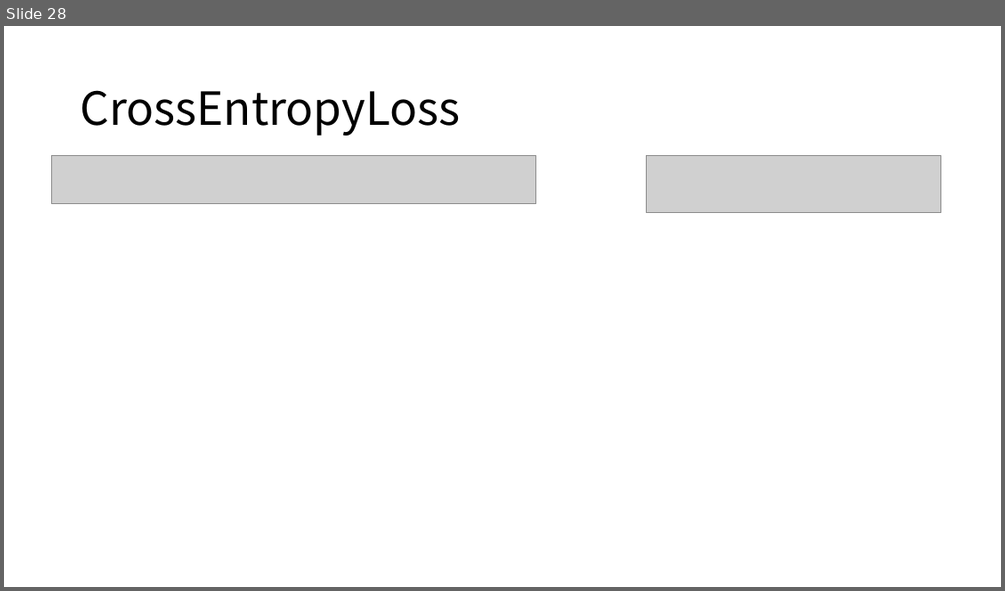
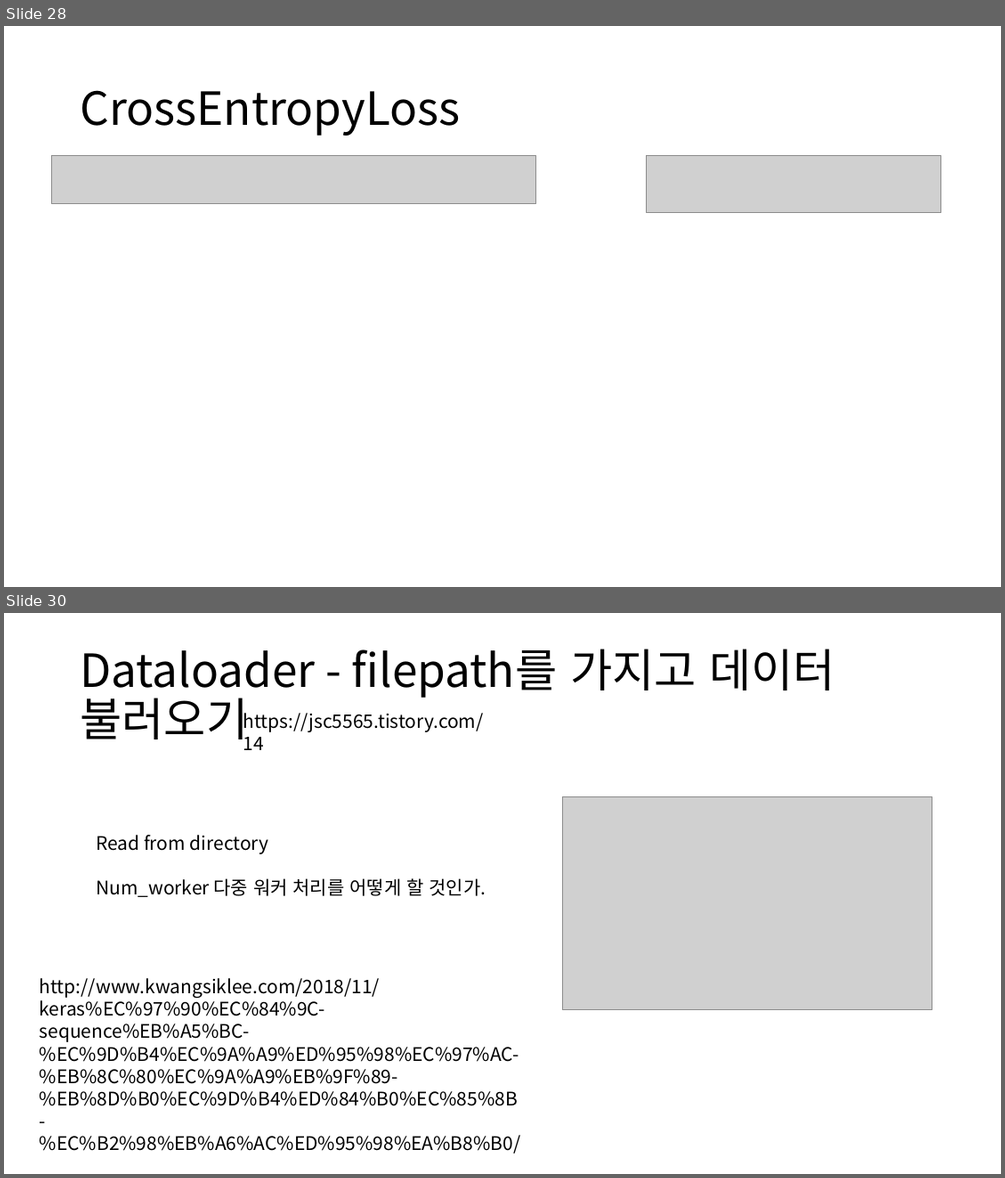
Before and after one commit to kimjh7669/DeepLearning_Practice, a slide deck: Tensorflow/TorchToKeras.pptx. Shown one above the other, each under a label of ours: slide 28 before the commit, slides 28 and 30 after it; the slides between them are not shown. The pictures are 1005x591 and 1005x1178 pixels, drawn with LibreOffice and Linux fonts; fonts in the diff are those of the drawing; grey boxes stand for pictures. Boxes give left, top, right and bottom in pixels: in the first picture for what was removed or moved away, otherwise in the second. Text is boxed around its words. In the diff, an @@ line names an element or a change of style, - is before the commit and + after.

```diff
--- a/Tensorflow/TorchToKeras.pptx
+++ b/Tensorflow/TorchToKeras.pptx
@@ slide 30 added at (4,613,1001,1174), background #FFFFFF @@
@@ title added at (80,649,835,747), 44 pt, text #000000 @@
+Dataloader - filepath를 가지고 데이터 불러오기
@@ text added at (243,713,484,750), 18 pt, text #000000 @@
+https://jsc5565.tistory.com/14
@@ picture added at (562,797,932,1010) @@
@@ text added at (96,835,485,897), 18 pt, text #000000 @@
+Read from directory
+Num_worker 다중 워커 처리를 어떻게 할 것인가.
@@ text added at (40,978,521,1153), 18 pt, text #000000 @@
+http://www.kwangsiklee.com/2018/11/keras%EC%97%90%EC%84%9C-sequence%EB%A5%BC-%EC%9D%B4%EC%9A%A9%ED%95%98%EC%97%AC-%EB%8C%80%EC%9A%A9%EB%9F%89-%EB%8D%B0%EC%9D%B4%ED%84%B0%EC%85%8B-%EC%B2%98%EB%A6%AC%ED%95%98%EA%B8%B0/
```
Also in this commit, not shown: 4 other slides added, 8 other files.
